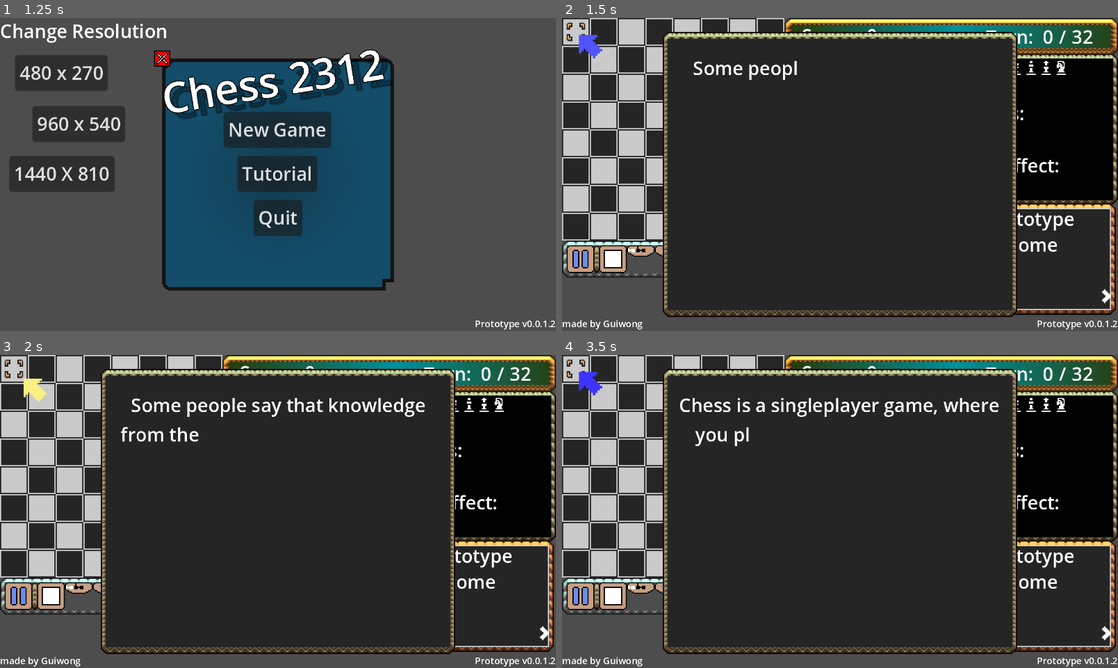
Above: before the commit, frames 1-4 (two rows, left to right).
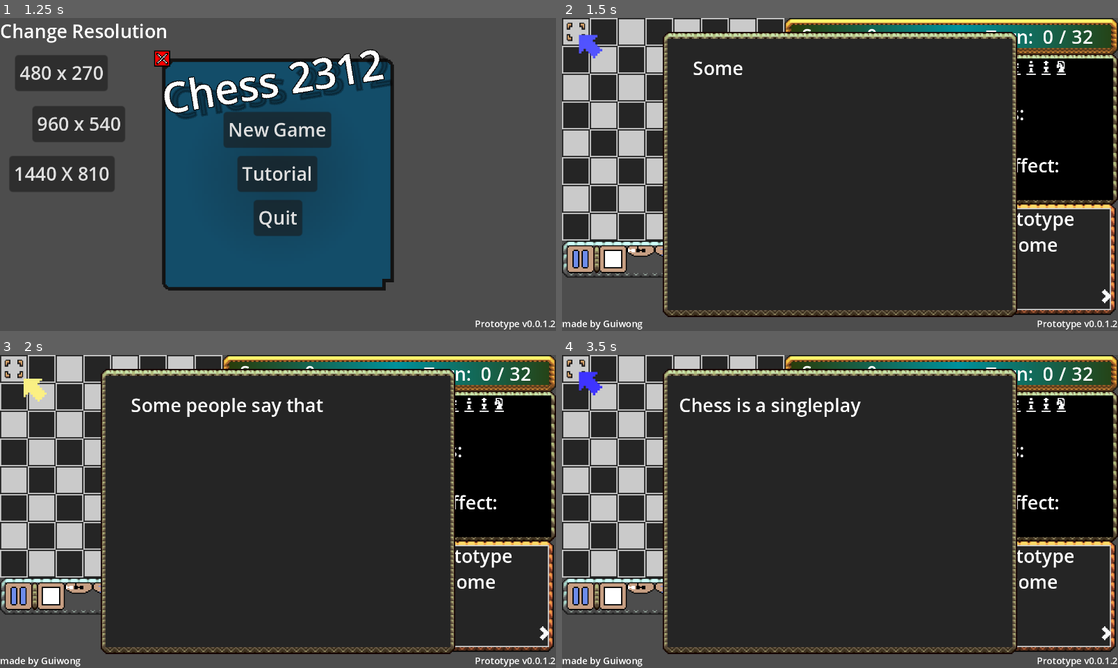
Above: after the commit, the same moments.

Repository: GuiWong/Chess2312
Game: Godot game, scene res://Ui/Menu/main_menu.tscn
Same seed, same stepped clock (60 frames per second), same inputs: the game is played once before the commit and once after it.
Inputs (mouse positions are in pixels of both pictures, inside the frame that each line leads up to):
- Up to frame 1 (1.25 s): click (161, 58) at 0.5 s
- Up to frame 2 (1.5 s): click "Tutorial" at 1.25 s
- Up to frame 3 (2 s): no input
- Up to frame 4 (3.5 s): click (1112, 636) at 2 s; click (984, 405) at 2.75 s

Frame 1 is identical in both runs. In frame 2, 0.2% of the frame differs, in the area x 33-43%, y 13-20%; in frame 3, 0.6%; in frame 4, 0.6%, in the area x 24-79%, y 13-30%.
Error in both runs: Invalid access to property or key 'position' on a base object of type 'null instance'. (res://Input_Manager.gd:70)

Commit message:
Main menu, settings, and credits

Diff:
--- a/Popup_Text.gd
+++ b/Popup_Text.gd
@@ -1,10 +1,13 @@
 extends Control
 
 var done = false
+var step = 0.0
+var speed = 0.5
 
 # Called when the node enters the scene tree for the first time.
 func _ready():
 
+	#speed = MySettings.text_speed
 	start()
 
 
@@ -12,16 +15,19 @@
 func _process(delta):
 
 	if not done:
-		$Control/Label.visible_characters += 1
+
+		step += speed
+		#print(step)
+		$Control/Label.visible_characters = floor(step)
 
 		if $Control/Label.visible_characters >= $Control/Label.text.length():
 
 			done = true
 
-		if $Control/Label.visible_characters == 0:
+		#if $Control/Label.visible_characters == -1:
 
-			print("huh")
-			done = true
+		#	print("huh")
+		#	done = true
 
 func set_text(txt):
 
@@ -31,11 +37,13 @@
 
 	done = false
 	$Control/Label.visible_characters = 0
+	step = 0.0
 
 func skip():
 
 	done = true
 	$Control/Label.visible_characters = -1
+	step = 0.0
 
 func on_click():
 
--- /dev/null
+++ b/Ui/Menu/Button_box_style.tres
@@ -0,0 +1,12 @@
+[gd_resource type="StyleBoxTexture" load_steps=2 format=3 uid="uid://b6xms2fg3hisr"]
+
+[ext_resource type="Texture2D" uid="uid://iy3e1e18bnr4" path="res://Ressources/Ui/Button_Texture.png" id="1_06tda"]
+
+[resource]
+texture = ExtResource("1_06tda")
+texture_margin_left = 9.0
+texture_margin_top = 9.0
+texture_margin_right = 9.0
+texture_margin_bottom = 6.0
+axis_stretch_horizontal = 2
+axis_stretch_vertical = 2
--- /dev/null
+++ b/Ui/Menu/Button_hover_box_style.tres
@@ -0,0 +1,12 @@
+[gd_resource type="StyleBoxTexture" load_steps=2 format=3 uid="uid://db76kasog20p7"]
+
+[ext_resource type="Texture2D" uid="uid://iy3e1e18bnr4" path="res://Ressources/Ui/Button_Texture.png" id="1_06tda"]
+
+[resource]
+texture = ExtResource("1_06tda")
+texture_margin_left = 12.0
+texture_margin_top = 12.0
+texture_margin_right = 12.0
+texture_margin_bottom = 9.0
+axis_stretch_horizontal = 2
+axis_stretch_vertical = 2
--- /dev/null
+++ b/Ui/Menu/Main_Menu_Theme.tres
@@ -0,0 +1,17 @@
+[gd_resource type="Theme" load_steps=3 format=3 uid="uid://cfh5b5hulmk5x"]
+
+[ext_resource type="StyleBox" uid="uid://b6xms2fg3hisr" path="res://Ui/Menu/Button_box_style.tres" id="1_yb7jh"]
+[ext_resource type="StyleBox" path="res://Ui/Menu/Button_hover_box_style.tres" id="2_kjjay"]
+
+[resource]
+Button/colors/font_color = Color(0, 0, 0, 1)
+Button/colors/font_focus_color = Color(0, 0, 0, 1)
+Button/colors/font_hover_color = Color(0, 0, 0, 1)
+Button/colors/font_hover_pressed_color = Color(0, 0, 0, 1)
+Button/colors/font_pressed_color = Color(0, 0, 0, 1)
+Button/font_sizes/font_size = 20
+Button/styles/disabled = ExtResource("1_yb7jh")
+Button/styles/focus = ExtResource("1_yb7jh")
+Button/styles/hover = ExtResource("2_kjjay")
+Button/styles/normal = ExtResource("1_yb7jh")
+Button/styles/pressed = ExtResource("1_yb7jh")
--- /dev/null
+++ b/Ui/Menu/credit_window.tscn
@@ -0,0 +1,147 @@
+[gd_scene load_steps=3 format=3 uid="uid://cghlr1okoe8qc"]
+
+[ext_resource type="LabelSettings" uid="uid://drimtlmv11a2n" path="res://Ui/Menus_Base_Label.tres" id="1_sivdy"]
+
+[sub_resource type="LabelSettings" id="LabelSettings_a7k7v"]
+font_size = 24
+outline_size = 3
+outline_color = Color(0, 0, 0, 1)
+
+[node name="Credit_Window" type="Control"]
+layout_mode = 3
+anchors_preset = 15
+anchor_right = 1.0
+anchor_bottom = 1.0
+grow_horizontal = 2
+grow_vertical = 2
+
+[node name="Label" type="Label" parent="."]
+layout_mode = 0
+offset_left = 116.0
+offset_top = 2.0
+offset_right = 198.0
+offset_bottom = 39.0
+text = "Credits"
+label_settings = SubResource("LabelSettings_a7k7v")
+
+[node name="Label12" type="Label" parent="."]
+layout_mode = 0
+offset_left = 24.0
+offset_top = 237.0
+offset_right = 320.0
+offset_bottom = 263.0
+text = "full credit and licence in licence.txt file"
+label_settings = ExtResource("1_sivdy")
+
+[node name="Control" type="Control" parent="."]
+anchors_preset = 0
+offset_right = 40.0
+offset_bottom = 40.0
+
+[node name="Label7" type="Label" parent="Control"]
+layout_mode = 2
+offset_left = 12.0
+offset_top = 39.0
+offset_right = 56.0
+offset_bottom = 65.0
+text = "Code:"
+label_settings = ExtResource("1_sivdy")
+
+[node name="Label8" type="Label" parent="Control"]
+layout_mode = 2
+offset_left = 213.0
+offset_top = 39.0
+offset_right = 284.0
+offset_bottom = 65.0
+text = "GuiWong"
+label_settings = ExtResource("1_sivdy")
+
+[node name="Label9" type="Label" parent="Control"]
+layout_mode = 2
+offset_left = 12.0
+offset_top = 65.0
+offset_right = 69.0
+offset_bottom = 91.0
+text = "Design:"
+label_settings = ExtResource("1_sivdy")
+
+[node name="Label10" type="Label" parent="Control"]
+layout_mode = 2
+offset_left = 213.0
+offset_top = 65.0
+offset_right = 284.0
+offset_bottom = 91.0
+text = "GuiWong"
+label_settings = ExtResource("1_sivdy")
+
+[node name="Label11" type="Label" parent="Control"]
+layout_mode = 2
+offset_left = 12.0
+offset_top = 91.0
+offset_right = 41.0
+offset_bottom = 117.0
+text = "Art:"
+label_settings = ExtResource("1_sivdy")
+
+[node name="Label2" type="Label" parent="Control"]
+layout_mode = 2
+offset_left = 96.0
+offset_top = 104.0
+offset_right = 192.0
+offset_bottom = 130.0
+text = "Assets from:"
+label_settings = ExtResource("1_sivdy")
+
+[node name="Label3" type="Label" parent="Control"]
+layout_mode = 2
+offset_left = 24.0
+offset_top = 139.0
+offset_right = 100.0
+offset_bottom = 165.0
+text = "1-Bit Pack"
+label_settings = ExtResource("1_sivdy")
+
+[node name="Label4" type="Label" parent="Control"]
+layout_mode = 2
+offset_left = 213.0
+offset_top = 139.0
+offset_right = 298.0
+offset_bottom = 165.0
+text = "by Kenney "
+label_settings = ExtResource("1_sivdy")
+
+[node name="Label5" type="Label" parent="Control"]
+layout_mode = 2
+offset_left = 24.0
+offset_top = 165.0
+offset_right = 154.0
+offset_bottom = 191.0
+text = "MiniWorld Sprite"
+label_settings = ExtResource("1_sivdy")
+
+[node name="Label6" type="Label" parent="Control"]
+layout_mode = 2
+offset_left = 213.0
+offset_top = 165.0
+offset_right = 287.0
+offset_bottom = 191.0
+text = "by shade "
+label_settings = ExtResource("1_sivdy")
+
+[node name="Label13" type="Label" parent="Control"]
+layout_mode = 2
+offset_left = 24.0
+offset_top = 191.0
+offset_right = 106.0
+offset_bottom = 217.0
+text = "Chess 2312"
+label_settings = ExtResource("1_sivdy")
+
+[node name="Label14" type="Label" parent="Control"]
+layout_mode = 2
+offset_left = 213.0
+offset_top = 191.0
+offset_right = 311.0
+offset_bottom = 217.0
+text = "by GuiWong "
+label_settings = ExtResource("1_sivdy")
--- /dev/null
+++ b/Ui/Menu/input_setter.gd
@@ -0,0 +1,24 @@
+extends HBoxContainer
+
+@export var input_name ="Pause / Exit"
+var key_code_stored
+# Called when the node enters the scene tree for the first time.
+func _ready():
+
+	$Input_Name.text = input_name
+	$Set_Input.connect("pressed",start_listening)
+
+
+# Called every frame. 'delta' is the elapsed time since the previous frame.
+func _process(delta):
+	pass
+
+func start_listening():
+
+	InputManager.connect("key_pressed", set_key)
+
+func set_key(key):
+
+	InputManager.disconnect("key_pressed", set_key)
+	key_code_stored = key
+	$Input_Value.text = OS.get_keycode_string(key)
--- /dev/null
+++ b/Ui/Menu/input_setter.tscn
@@ -0,0 +1,36 @@
+[gd_scene load_steps=3 format=3 uid="uid://5nyd3fc2g6jk"]
+
+[ext_resource type="Texture2D" uid="uid://hnm1umh3xsgq" path="res://Ressources/Ui/buton_1.png" id="1_2tf30"]
+[ext_resource type="Script" path="res://Ui/Menu/input_setter.gd" id="1_rqi4e"]
+
+[node name="Input_setter" type="HBoxContainer"]
+script = ExtResource("1_rqi4e")
+
+[node name="VSeparator" type="VSeparator" parent="."]
+custom_minimum_size = Vector2(24, 0)
+layout_mode = 2
+
+[node name="Input_Name" type="Label" parent="."]
+layout_mode = 2
+text = "Pause / Exit"
+
+[node name="Set_Input" type="TextureButton" parent="."]
+layout_mode = 2
+size_flags_horizontal = 10
+focus_mode = 0
+texture_normal = ExtResource("1_2tf30")
+
+[node name="VSeparator4" type="VSeparator" parent="."]
+custom_minimum_size = Vector2(24, 0)
+layout_mode = 2
+size_flags_horizontal = 8
+
+[node name="Input_Value" type="Label" parent="."]
+layout_mode = 2
+size_flags_horizontal = 8
+text = "Escape"
+
+[node name="VSeparator3" type="VSeparator" parent="."]
+custom_minimum_size = Vector2(24, 0)
+layout_mode = 2
+size_flags_horizontal = 8
--- /dev/null
+++ b/Ui/Menu/main_menu_2.tscn
@@ -0,0 +1,129 @@
+[gd_scene load_steps=7 format=3 uid="uid://j57il54pc7cw"]
+
+[ext_resource type="PackedScene" uid="uid://c4k623v338bna" path="res://visual_board.tscn" id="1_xmodl"]
+[ext_resource type="Texture2D" uid="uid://dmeax7ka8gdpx" path="res://Ressources/Icons-Essentials.png" id="2_fw0yr"]
+[ext_resource type="Theme" uid="uid://cfh5b5hulmk5x" path="res://Ui/Menu/Main_Menu_Theme.tres" id="3_kfsy5"]
+[ext_resource type="PackedScene" uid="uid://btfpaeecbeyu0" path="res://Ui/Menu/window.tscn" id="4_twho7"]
+[ext_resource type="PackedScene" uid="uid://cghlr1okoe8qc" path="res://Ui/Menu/credit_window.tscn" id="5_0v2ve"]
+
+[sub_resource type="LabelSettings" id="LabelSettings_dug1q"]
+font_size = 24
+outline_size = 3
+outline_color = Color(0, 0, 0, 1)
+
+[node name="Main_Menu_2" type="Node2D"]
+
+[node name="Visual_board" parent="." instance=ExtResource("1_xmodl")]
+visible = false
+position = Vector2(300, 32)
+
+[node name="Node2D" type="Node2D" parent="."]
+position = Vector2(7, 48)
+
+[node name="Node2D2" type="Node2D" parent="."]
+position = Vector2(175, 32)
+
+[node name="Buttons" type="Node2D" parent="."]
+position = Vector2(7, 48)
+
+[node name="Button" type="Button" parent="Buttons"]
+offset_right = 8.0
+offset_bottom = 8.0
+theme = ExtResource("3_kfsy5")
+text = "New Game"
+
+[node name="Button2" type="Button" parent="Buttons"]
+offset_top = 40.0
+offset_right = 124.0
+offset_bottom = 83.0
+mouse_default_cursor_shape = 2
+theme = ExtResource("3_kfsy5")
+text = "Tutorial"
+
+[node name="Button3" type="Button" parent="Buttons"]
+offset_top = 80.0
+offset_right = 124.0
+offset_bottom = 123.0
+theme = ExtResource("3_kfsy5")
+text = "Settings"
+
+[node name="Button4" type="Button" parent="Buttons"]
+offset_top = 120.0
+offset_right = 124.0
+offset_bottom = 163.0
+theme = ExtResource("3_kfsy5")
+text = "Credits"
+
+[node name="Button5" type="Button" parent="Buttons"]
+offset_top = 160.0
+offset_right = 124.0
+offset_bottom = 203.0
+theme = ExtResource("3_kfsy5")
+text = "Credits"
+
+[node name="NinePatchRect2" type="NinePatchRect" parent="Buttons"]
+offset_left = -3.0
+offset_top = -3.0
+offset_right = 127.0
+offset_bottom = 206.0
+texture = ExtResource("2_fw0yr")
+draw_center = false
+region_rect = Rect2(32, 0, 16, 16)
+patch_margin_left = 4
+patch_margin_top = 4
+patch_margin_right = 4
+patch_margin_bottom = 4
+axis_stretch_horizontal = 2
+axis_stretch_vertical = 2
+
+[node name="Title" type="Node2D" parent="."]
+visible = false
+position = Vector2(240, 26)
+
+[node name="Label" type="Label" parent="Title"]
+anchors_preset = 8
+anchor_left = 0.5
+anchor_top = 0.5
+anchor_right = 0.5
+anchor_bottom = 0.5
+offset_left = -75.5
+offset_top = -21.0
+offset_right = 75.5
+offset_bottom = 21.0
+grow_horizontal = 2
+grow_vertical = 2
+text = "Chess 2312"
+label_settings = SubResource("LabelSettings_dug1q")
+
+[node name="NinePatchRect" type="NinePatchRect" parent="Title/Label"]
+layout_mode = 1
+anchors_preset = 8
+anchor_left = 0.5
+anchor_top = 0.5
+anchor_right = 0.5
+anchor_bottom = 0.5
+offset_left = -104.0
+offset_top = -25.0
+offset_right = 104.0
+offset_bottom = 25.0
+grow_horizontal = 2
+grow_vertical = 2
+texture = ExtResource("2_fw0yr")
+draw_center = false
+region_rect = Rect2(48, 0, 16, 16)
+patch_margin_left = 4
+patch_margin_top = 4
+patch_margin_right = 4
+patch_margin_bottom = 4
+axis_stretch_horizontal = 2
+axis_stretch_vertical = 2
+
+[node name="Window_pos" type="Node2D" parent="."]
+position = Vector2(133, 8)
+
+[node name="Window" parent="Window_pos" instance=ExtResource("4_twho7")]
+offset_right = 347.0
+offset_bottom = 262.0
+
+[node name="Credit_Window" parent="Window_pos/Window" instance=ExtResource("5_0v2ve")]
+layout_mode = 1
--- /dev/null
+++ b/Ui/Menu/option_window.gd
@@ -0,0 +1,40 @@
+extends Control
+
+
+var default_keys = [KEY_ESCAPE,KEY_ENTER,KEY_SPACE,KEY_TAB]
+
+var speed_values = [0.34,0.5,1.0,2.0]
+var res_values = [" 480 x 270 " ," 960 x 540 " , "1440 x 810 "]
+
+
+# Called when the node enters the scene tree for the first time.
+func _ready():
+
+	$HBoxContainer/Button.connect("pressed",read_data)
+
+
+# Called every frame. 'delta' is the elapsed time since the previous frame.
+func _process(delta):
+	pass
+
+
+
+func read_data():
+
+
+
+	#print($Tabs/Game/text_speed/Option_Line/OptionButton.selected)
+	$Tabs/Game/text_speed/Value_Line/Speed_Value.text = str(speed_values.find(MySettings.text_speed))
+
+	#$Tabs/Game/text_speed/Option_Line/OptionButton.selected = 2
+	$Tabs/Graphic/VBoxContainer/HBoxContainer/Resolution_Value.text = res_values[get_tree().root.content_scale_factor -1]
+
+	$Tabs/Controls/Inputs/Pause/Input_Value.text = OS.get_keycode_string(Inpt.pause[0])
+	$Tabs/Controls/Inputs/Validate/Input_Value.text = OS.get_keycode_string(Inpt.validate[0])
+	$Tabs/Controls/Inputs/Overlay/Input_Value.text = OS.get_keycode_string(Inpt.switch[0])
+	$Tabs/Controls/Inputs/Active/Input_Value.text = OS.get_keycode_string(Inpt.toggle_ui[0])
+
+
+func reset_settings():
+
+	pass
--- /dev/null
+++ b/Ui/Menu/option_window.tscn
@@ -0,0 +1,187 @@
+[gd_scene load_steps=4 format=3 uid="uid://xkga3hjxv05a"]
+
+[ext_resource type="Script" path="res://Ui/Menu/option_window.gd" id="1_aju5y"]
+[ext_resource type="PackedScene" uid="uid://bqogmljkonrxp" path="res://option_line.tscn" id="1_w2axv"]
+[ext_resource type="PackedScene" uid="uid://5nyd3fc2g6jk" path="res://Ui/Menu/input_setter.tscn" id="2_5btij"]
+
+[node name="Option_Window" type="Control"]
+layout_mode = 3
+anchors_preset = 15
+anchor_right = 1.0
+anchor_bottom = 1.0
+grow_horizontal = 2
+grow_vertical = 2
+script = ExtResource("1_aju5y")
+
+[node name="Tabs" type="TabContainer" parent="."]
+layout_mode = 1
+anchors_preset = -1
+anchor_right = 1.0
+anchor_bottom = 1.0
+offset_bottom = -28.0
+grow_horizontal = 2
+grow_vertical = 2
+
+[node name="Graphic" type="ScrollContainer" parent="Tabs"]
+visible = false
+layout_mode = 2
+follow_focus = true
+vertical_scroll_mode = 2
+
+[node name="VBoxContainer" type="VBoxContainer" parent="Tabs/Graphic"]
+layout_mode = 2
+size_flags_horizontal = 3
+
+[node name="HSeparator2" type="HSeparator" parent="Tabs/Graphic/VBoxContainer"]
+layout_mode = 2
+
+[node name="Option_Line2" parent="Tabs/Graphic/VBoxContainer" instance=ExtResource("1_w2axv")]
+layout_mode = 2
+
+[node name="HBoxContainer" type="HBoxContainer" parent="Tabs/Graphic/VBoxContainer"]
+layout_mode = 2
+
+[node name="VSeparator5" type="VSeparator" parent="Tabs/Graphic/VBoxContainer/HBoxContainer"]
+custom_minimum_size = Vector2(24, 0)
+layout_mode = 2
+size_flags_horizontal = 8
+
+[node name="Label" type="Label" parent="Tabs/Graphic/VBoxContainer/HBoxContainer"]
+layout_mode = 2
+size_flags_horizontal = 2
+text = "Value:"
+
+[node name="Resolution_Value" type="Label" parent="Tabs/Graphic/VBoxContainer/HBoxContainer"]
+layout_mode = 2
+size_flags_horizontal = 10
+text = "you shouldn't see this"
+
+[node name="VSeparator4" type="VSeparator" parent="Tabs/Graphic/VBoxContainer/HBoxContainer"]
+custom_minimum_size = Vector2(24, 0)
+layout_mode = 2
+size_flags_horizontal = 8
+
+[node name="HSeparator" type="HSeparator" parent="Tabs/Graphic/VBoxContainer"]
+layout_mode = 2
+
+[node name="Controls" type="ScrollContainer" parent="Tabs"]
+visible = false
+layout_mode = 2
+follow_focus = true
+vertical_scroll_mode = 2
+
+[node name="Inputs" type="VBoxContainer" parent="Tabs/Controls"]
+layout_mode = 2
+size_flags_horizontal = 3
+size_flags_vertical = 3
+
+[node name="HSeparator3" type="HSeparator" parent="Tabs/Controls/Inputs"]
+layout_mode = 2
+
+[node name="Pause" parent="Tabs/Controls/Inputs" instance=ExtResource("2_5btij")]
+layout_mode = 2
+
+[node name="HSeparator4" type="HSeparator" parent="Tabs/Controls/Inputs"]
+layout_mode = 2
+
+[node name="Validate" parent="Tabs/Controls/Inputs" instance=ExtResource("2_5btij")]
+layout_mode = 2
+input_name = "Validate"
+
+[node name="Overlay" parent="Tabs/Controls/Inputs" instance=ExtResource("2_5btij")]
+layout_mode = 2
+input_name = "Cycle Overlay"
+
+[node name="Active" parent="Tabs/Controls/Inputs" instance=ExtResource("2_5btij")]
+layout_mode = 2
+input_name = "Cycle Active Piece"
+
+[node name="Game" type="ScrollContainer" parent="Tabs"]
+layout_mode = 2
+follow_focus = true
+vertical_scroll_mode = 2
+
+[node name="text_speed" type="VBoxContainer" parent="Tabs/Game"]
+layout_mode = 2
+size_flags_horizontal = 3
+size_flags_vertical = 3
+
+[node name="HSeparator2" type="HSeparator" parent="Tabs/Game/text_speed"]
+layout_mode = 2
+
+[node name="Option_Line" type="HBoxContainer" parent="Tabs/Game/text_speed"]
+layout_mode = 2
+
+[node name="VSeparator" type="VSeparator" parent="Tabs/Game/text_speed/Option_Line"]
+custom_minimum_size = Vector2(24, 0)
+layout_mode = 2
+
+[node name="Option_Name" type="Label" parent="Tabs/Game/text_speed/Option_Line"]
+layout_mode = 2
+text = "Text Speed"
+
+[node name="OptionButton" type="OptionButton" parent="Tabs/Game/text_speed/Option_Line"]
+layout_mode = 2
+size_flags_horizontal = 10
+item_count = 4
+selected = 2
+popup/item_0/text = "Slowest"
+popup/item_0/id = 0
+popup/item_1/text = "Slow"
+popup/item_1/id = 1
+popup/item_2/text = "Normal"
+popup/item_2/id = 2
+popup/item_3/text = "Fast"
+popup/item_3/id = 3
+
+[node name="VSeparator3" type="VSeparator" parent="Tabs/Game/text_speed/Option_Line"]
+custom_minimum_size = Vector2(24, 0)
+layout_mode = 2
+size_flags_horizontal = 8
+
+[node name="Value_Line" type="HBoxContainer" parent="Tabs/Game/text_speed"]
+layout_mode = 2
+
+[node name="VSeparator5" type="VSeparator" parent="Tabs/Game/text_speed/Value_Line"]
+custom_minimum_size = Vector2(24, 0)
+layout_mode = 2
+size_flags_horizontal = 8
+
+[node name="Label" type="Label" parent="Tabs/Game/text_speed/Value_Line"]
+layout_mode = 2
+size_flags_horizontal = 2
+text = "Value:"
+
+[node name="Speed_Value" type="Label" parent="Tabs/Game/text_speed/Value_Line"]
+layout_mode = 2
+size_flags_horizontal = 10
+text = "1440 x 810"
+
+[node name="VSeparator4" type="VSeparator" parent="Tabs/Game/text_speed/Value_Line"]
+custom_minimum_size = Vector2(24, 0)
+layout_mode = 2
+size_flags_horizontal = 8
+
+[node name="HSeparator" type="HSeparator" parent="Tabs/Game/text_speed"]
+layout_mode = 2
+
+[node name="HBoxContainer" type="HBoxContainer" parent="."]
+layout_mode = 1
+anchors_preset = 2
+anchor_top = 1.0
+anchor_bottom = 1.0
+offset_top = -40.0
+offset_right = 124.0
+grow_vertical = 0
+
+[node name="Button" type="Button" parent="HBoxContainer"]
+layout_mode = 2
+text = "Cancel"
+
+[node name="Button2" type="Button" parent="HBoxContainer"]
+layout_mode = 2
+text = "Apply"
+
+[node name="Button3" type="Button" parent="HBoxContainer"]
+layout_mode = 2
+text = "  Ok  "
--- a/Ui/Menu/piece_hint_selector.tscn
+++ b/Ui/Menu/piece_hint_selector.tscn
@@ -11,5 +11,6 @@
 [node name="Piece_hint_selector" type="TextureButton"]
 offset_right = 16.0
 offset_bottom = 16.0
+mouse_default_cursor_shape = 2
 texture_normal = SubResource("AtlasTexture_yb4bu")
 script = ExtResource("2_xywkx")
--- /dev/null
+++ b/Ui/Menus_Base_Label.tres
@@ -0,0 +1,5 @@
+[gd_resource type="LabelSettings" format=3 uid="uid://drimtlmv11a2n"]
+
+[resource]
+outline_size = 2
+outline_color = Color(0, 0, 0, 1)
--- /dev/null
+++ b/mySettings.gd
@@ -0,0 +1,17 @@
+extends Node
+
+
+var ui_scale = 1.0
+var text_speed = 1.0
+
+
+
+# Called when the node enters the scene tree for the first time.
+func _ready():
+
+	pass
+
+
+# Called every frame. 'delta' is the elapsed time since the previous frame.
+func _process(delta):
+	pass
--- /dev/null
+++ b/option_line.tscn
@@ -0,0 +1,27 @@
+[gd_scene format=3 uid="uid://bqogmljkonrxp"]
+
+[node name="Option_Line" type="HBoxContainer"]
+
+[node name="VSeparator" type="VSeparator" parent="."]
+custom_minimum_size = Vector2(24, 0)
+layout_mode = 2
+
+[node name="Option_Name" type="Label" parent="."]
+layout_mode = 2
+text = "Resolution : "
+
+[node name="OptionButton" type="OptionButton" parent="."]
+layout_mode = 2
+size_flags_horizontal = 10
+item_count = 3
+popup/item_0/text = "480 x 270"
+popup/item_0/id = 0
+popup/item_1/text = "960 x 540"
+popup/item_1/id = 1
+popup/item_2/text = "1440 x 830"
+popup/item_2/id = 2
+
+[node name="VSeparator3" type="VSeparator" parent="."]
+custom_minimum_size = Vector2(24, 0)
+layout_mode = 2
+size_flags_horizontal = 8
--- a/project.godot
+++ b/project.godot
@@ -23,6 +23,8 @@
 Score="*res://Scoring_Manager.gd"
 SceneManager="*res://Scene_Manager.gd"
 WindowManager="*res://Ui/Menu/window_manager.gd"
+MySettings="*res://mySettings.gd"
+SmallLabel="*res://Ui/small_label.tres"
 
 [display]
 
--- /dev/null
+++ b/protot/protot_windows.tscn
@@ -0,0 +1,19 @@
+[gd_scene load_steps=3 format=3 uid="uid://gmf2gawl823v"]
+
+[ext_resource type="PackedScene" uid="uid://btfpaeecbeyu0" path="res://Ui/Menu/window.tscn" id="1_j2r7q"]
+[ext_resource type="PackedScene" uid="uid://xkga3hjxv05a" path="res://Ui/Menu/option_window.tscn" id="2_y6wso"]
+
+[node name="Protot_windows" type="Control"]
+layout_mode = 3
+anchors_preset = 15
+anchor_right = 1.0
+anchor_bottom = 1.0
+grow_horizontal = 2
+grow_vertical = 2
+
+[node name="Window" parent="." instance=ExtResource("1_j2r7q")]
+offset_right = 347.0
+offset_bottom = 262.0
+
+[node name="Option_Window" parent="Window" instance=ExtResource("2_y6wso")]
+layout_mode = 1
--- /dev/null
+++ b/protot/test_theme.tscn
@@ -0,0 +1,27 @@
+[gd_scene load_steps=2 format=3 uid="uid://5nueek0y2le5"]
+
+[ext_resource type="Theme" uid="uid://cfh5b5hulmk5x" path="res://Ui/Menu/Main_Menu_Theme.tres" id="1_o6nqv"]
+
+[node name="test_theme" type="Control"]
+layout_mode = 3
+anchors_preset = 15
+anchor_right = 1.0
+anchor_bottom = 1.0
+grow_horizontal = 2
+grow_vertical = 2
+
+[node name="Button" type="Button" parent="."]
+layout_mode = 0
+offset_right = 70.0
+offset_bottom = 25.0
+theme = ExtResource("1_o6nqv")
+text = "Test de bouton"
+
+[node name="Button2" type="Button" parent="."]
+layout_mode = 0
+offset_left = 16.0
+offset_top = 35.0
+offset_right = 148.0
+offset_bottom = 73.0
+theme = ExtResource("1_o6nqv")
+text = "Test de bouton"
Binary file added: Ressources/Ui/Button_Texture.png
Not shown, added: Ressources/Ui/Button_Texture.png.import
Not shown: 6 places in Ui/Menu/hint_window.tscn that only renumber resources
